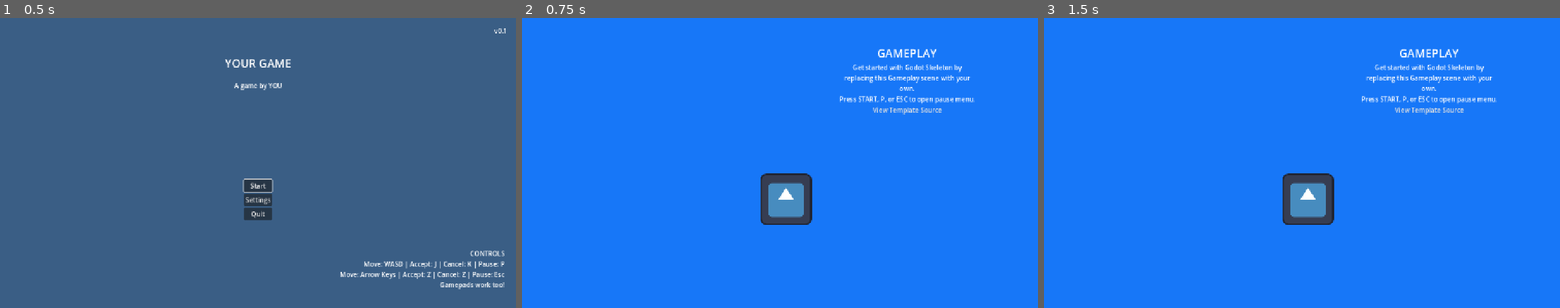
Above: before the commit, frames 1-3 (left to right).
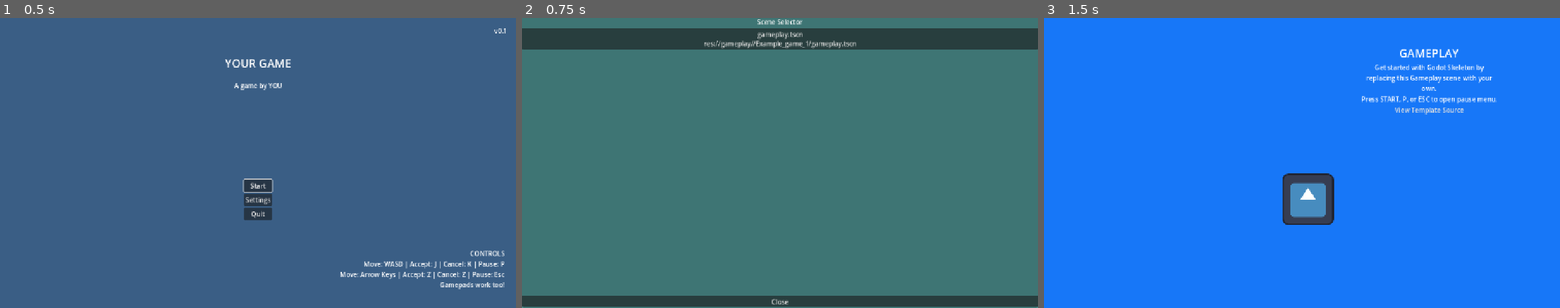
Above: after the commit, the same moments.

Repository: Risk-of-No-Games/Game-Off-2025
Game: Godot game, scene res://main_menu/main_menu.tscn
Two runs of this game, one before a commit and one after it. Both use one fixed random seed, a clock stepped at 60 frames per second and the inputs below. The engine's default icon, where the game draws it, is replaced by a stand-in: a white triangle on a blue panel in a dark square.
Inputs (mouse positions are in pixels of both pictures, inside the frame that each line leads up to):
- Up to frame 1 (0.5 s): no input
- Up to frame 2 (0.75 s): click "Start" at 0.5 s
- Up to frame 3 (1.5 s): click (1302, 38) at 1.25 s, where only the run after the commit has a clickable "gameplay.tscn res://gameplay/…"

Frame 1 is identical in both runs. In frame 2, 100% of the frame differs, in the area x 0-100%, y 0-100%; in frame 3, nothing differs.

Commit message:
added game_switching_menu and example game to be shown off

Diff:
--- a/export.cfg
+++ b/export.cfg
@@ -3,4 +3,4 @@
 
 [itch]
 user="brettchalupa"
-game="godot-skeleton"
+game="micro_waves"
--- /dev/null
+++ b/game_switching_menu/game_switching_menu.gd
@@ -0,0 +1,87 @@
+extends Control
+
+@onready var scene_list_container = $Panel/MarginContainer/VBoxContainer/ScrollContainer/SceneList
+@onready var close_button = $Panel/MarginContainer/VBoxContainer/CloseButton
+@onready var title_label = $Panel/MarginContainer/VBoxContainer/Label
+@onready var panel = $Panel
+
+var scenes = []
+
+func _ready():
+	# Center the panel using anchors
+	panel.set_anchors_preset(Control.PRESET_CENTER)
+	panel.custom_minimum_size = Vector2(600, 500)
+
+	# Set the title
+	title_label.text = "Scene Selector"
+	title_label.horizontal_alignment = HORIZONTAL_ALIGNMENT_CENTER
+
+	# Configure the scroll container
+	var scroll_container = $Panel/MarginContainer/VBoxContainer/ScrollContainer
+	scroll_container.size_flags_vertical = Control.SIZE_EXPAND_FILL
+
+	# Configure the scene list container
+	scene_list_container.size_flags_horizontal = Control.SIZE_EXPAND_FILL
+	close_button.text = "Close"
+	close_button.pressed.connect(_on_close_pressed)
+	scan_scenes()
+	populate_scene_list()
+
+func scan_scenes():
+	scenes.clear()
+	_scan_directory("res://gameplay/")
+
+func _scan_directory(path: String):
+	var dir = DirAccess.open(path)
+	if dir:
+		dir.list_dir_begin()
+		var file_name = dir.get_next()
+
+		while file_name != "":
+			var full_path = path + "/" + file_name if path != "res://" else path + file_name
+
+			if dir.current_is_dir():
+				# Skip .godot and .import directories
+				if file_name != ".godot" and file_name != ".import" and file_name != ".":
+					_scan_directory(full_path)
+			else:
+				# Check if it's a scene file
+				if file_name.ends_with(".tscn"):
+					scenes.append(full_path)
+
+			file_name = dir.get_next()
+
+		dir.list_dir_end()
+
+func populate_scene_list():
+	# Clear existing buttons
+	for child in scene_list_container.get_children():
+		child.queue_free()
+
+	# Sort scenes alphabetically
+	scenes.sort()
+
+	# Create a button for each scene
+	for scene_path in scenes:
+		var button = Button.new()
+		# Extract just the filename for cleaner display
+		var scene_name = scene_path.get_file()
+		button.text = scene_name + "\n" + scene_path
+		button.custom_minimum_size = Vector2(550, 50)
+		button.size_flags_horizontal = Control.SIZE_EXPAND_FILL
+		button.pressed.connect(_on_scene_selected.bind(scene_path))
+		scene_list_container.add_child(button)
+
+	print("Added ", scenes.size(), " scene buttons")
+
+func _on_scene_selected(scene_path: String):
+	print("Loading scene: ", scene_path)
+	get_tree().change_scene_to_file(scene_path)
+
+func _on_close_pressed():
+	get_tree().change_scene_to_file("res://main_menu/main_menu.tscn")
+
+func _input(event):
+	# Press Escape to close
+	if event is InputEventKey and event.pressed and event.keycode == KEY_ESCAPE:
+		queue_free()
--- /dev/null
+++ b/game_switching_menu/game_switching_menu.tscn
@@ -0,0 +1,49 @@
+[gd_scene load_steps=2 format=3 uid="uid://ckhub7b1ap1dm"]
+
+[ext_resource type="Script" uid="uid://b6q11s8ofqdih" path="res://game_switching_menu/game_switching_menu.gd" id="1_u7q5d"]
+
+[node name="GameSwitchingMenu" type="Control"]
+layout_mode = 3
+anchors_preset = 15
+anchor_right = 1.0
+anchor_bottom = 1.0
+grow_horizontal = 2
+grow_vertical = 2
+script = ExtResource("1_u7q5d")
+
+[node name="ColorRect" type="ColorRect" parent="."]
+layout_mode = 0
+offset_left = -8.0
+offset_top = -21.0
+offset_right = 1303.0
+offset_bottom = 724.0
+color = Color(0.45999998, 1, 0.991, 1)
+
+[node name="Panel" type="Panel" parent="."]
+layout_mode = 1
+anchors_preset = -1
+anchor_right = 1.0
+anchor_bottom = 0.99600005
+offset_top = -2.0
+offset_right = 3.0
+offset_bottom = -0.12005615
+
+[node name="MarginContainer" type="MarginContainer" parent="Panel"]
+layout_mode = 0
+offset_right = 1280.0
+offset_bottom = 722.0
+
+[node name="VBoxContainer" type="VBoxContainer" parent="Panel/MarginContainer"]
+layout_mode = 2
+
+[node name="Label" type="Label" parent="Panel/MarginContainer/VBoxContainer"]
+layout_mode = 2
+
+[node name="ScrollContainer" type="ScrollContainer" parent="Panel/MarginContainer/VBoxContainer"]
+layout_mode = 2
+
+[node name="SceneList" type="VBoxContainer" parent="Panel/MarginContainer/VBoxContainer/ScrollContainer"]
+layout_mode = 2
+
+[node name="CloseButton" type="Button" parent="Panel/MarginContainer/VBoxContainer"]
+layout_mode = 2
--- a/gameplay/gameplay.tscn
+++ b/gameplay/Example_game_1/gameplay.tscn
@@ -1,10 +1,10 @@
-[gd_scene load_steps=8 format=3 uid="uid://bdnyglk1i1cxl"]
+[gd_scene load_steps=8 format=3 uid="uid://b3dhk0r8a5bnu"]
 
-[ext_resource type="Script" uid="uid://cbf05bfykgbar" path="res://gameplay/gameplay.gd" id="1_thqv1"]
-[ext_resource type="Texture2D" uid="uid://bgprycbqd2tbx" path="res://assets/icon.svg" id="2_o7ako"]
-[ext_resource type="Script" uid="uid://bpa5a73e2kmwt" path="res://gameplay/character_body_2d.gd" id="3_gvicd"]
-[ext_resource type="PackedScene" uid="uid://cko02oljhiby" path="res://paused/paused.tscn" id="3_w8wrl"]
-[ext_resource type="PackedScene" uid="uid://cee5dna3u27jf" path="res://assets/select_sfx.tscn" id="4_7kf0b"]
+[ext_resource type="Script" uid="uid://cwt6nxhn2b1yt" path="res://gameplay/Example_game_1/gameplay.gd" id="1_dooav"]
+[ext_resource type="Script" uid="uid://u5l7mum82wjl" path="res://gameplay/Example_game_1/character_body_2d.gd" id="2_7je1b"]
+[ext_resource type="Texture2D" uid="uid://bgprycbqd2tbx" path="res://assets/icon.svg" id="3_oq6ii"]
+[ext_resource type="PackedScene" uid="uid://cko02oljhiby" path="res://paused/paused.tscn" id="4_t5upl"]
+[ext_resource type="PackedScene" uid="uid://cee5dna3u27jf" path="res://assets/select_sfx.tscn" id="5_ah1kl"]
 
 [sub_resource type="CanvasItemMaterial" id="CanvasItemMaterial_gvicd"]
 
@@ -13,7 +13,7 @@
 
 [node name="Gameplay" type="Node2D"]
 material = SubResource("CanvasItemMaterial_gvicd")
-script = ExtResource("1_thqv1")
+script = ExtResource("1_dooav")
 
 [node name="ColorRect" type="ColorRect" parent="."]
 offset_right = 1318.0
@@ -23,7 +23,7 @@
 [node name="CharacterBody2D" type="CharacterBody2D" parent="."]
 position = Vector2(655, 453)
 motion_mode = 1
-script = ExtResource("3_gvicd")
+script = ExtResource("2_7je1b")
 
 [node name="CollisionShape2D" type="CollisionShape2D" parent="CharacterBody2D"]
 position = Vector2(4, 0)
--- a/main_menu/main_menu.tscn
+++ b/main_menu/main_menu.tscn
@@ -1,10 +1,10 @@
 [gd_scene load_steps=6 format=3 uid="uid://j87n4lychbt5"]
 
 [ext_resource type="Script" uid="uid://bdu71hmht8qs2" path="res://main_menu/version_label.gd" id="1_5huni"]
-[ext_resource type="PackedScene" uid="uid://bdnyglk1i1cxl" path="res://gameplay/gameplay.tscn" id="2_5nvqq"]
 [ext_resource type="Script" uid="uid://dg2kc4v1sx32s" path="res://main_menu/menu_options.gd" id="2_gpv3d"]
 [ext_resource type="PackedScene" uid="uid://dpicmplffpula" path="res://settings/settings.tscn" id="3_2osu0"]
 [ext_resource type="PackedScene" uid="uid://cee5dna3u27jf" path="res://assets/select_sfx.tscn" id="4_82nwe"]
+[ext_resource type="PackedScene" uid="uid://ckhub7b1ap1dm" path="res://game_switching_menu/game_switching_menu.tscn" id="5_6tl50"]
 
 [node name="MainMenu" type="Control"]
 layout_mode = 3
@@ -91,11 +91,11 @@
 offset_bottom = -9.0
 grow_horizontal = 2
 grow_vertical = 2
-shortcut_context = NodePath("Start")
+shortcut_context = NodePath("")
 alignment = 1
 script = ExtResource("2_gpv3d")
-gameplay_scene = ExtResource("2_5nvqq")
 settings_scene = ExtResource("3_2osu0")
+game_switching_menu = ExtResource("5_6tl50")
 
 [node name="Start" type="Button" parent="MenuOptions"]
 layout_mode = 2
--- a/main_menu/menu_options.gd
+++ b/main_menu/menu_options.gd
@@ -1,7 +1,7 @@
 extends VFlowContainer
 
-@export var gameplay_scene:PackedScene
 @export var settings_scene:PackedScene
+@export var game_switching_menu:PackedScene
 
 func _ready() -> void:
 	get_children()[0].grab_focus()
@@ -15,5 +15,6 @@
 func _on_settings_pressed() -> void:
 	get_tree().change_scene_to_packed(settings_scene)
 
+
 func _on_start_pressed() -> void:
-	get_tree().change_scene_to_packed(gameplay_scene)
+	get_tree().change_scene_to_packed(game_switching_menu)
--- a/project.godot
+++ b/project.godot
@@ -10,7 +10,7 @@
 
 [application]
 
-config/name="Godot Skeleton"
+config/name="Micro-Waves"
 config/description="[Add your description here!]"
 run/main_scene="uid://j87n4lychbt5"
 config/features=PackedStringArray("4.5", "Mobile")
Not shown, added: game_switching_menu/game_switching_menu.gd.uid
Renamed: gameplay/character_body_2d.gd -> gameplay/Example_game_1/character_body_2d.gd
Not shown, added: gameplay/Example_game_1/character_body_2d.gd.uid
Renamed: gameplay/gameplay.gd -> gameplay/Example_game_1/gameplay.gd
Not shown, added: gameplay/Example_game_1/gameplay.gd.uid
Not shown: 3 places in gameplay/Example_game_1/gameplay.tscn that only renumber resources
Not shown, removed: gameplay/character_body_2d.gd.uid
Not shown, removed: gameplay/gameplay.gd.uid
